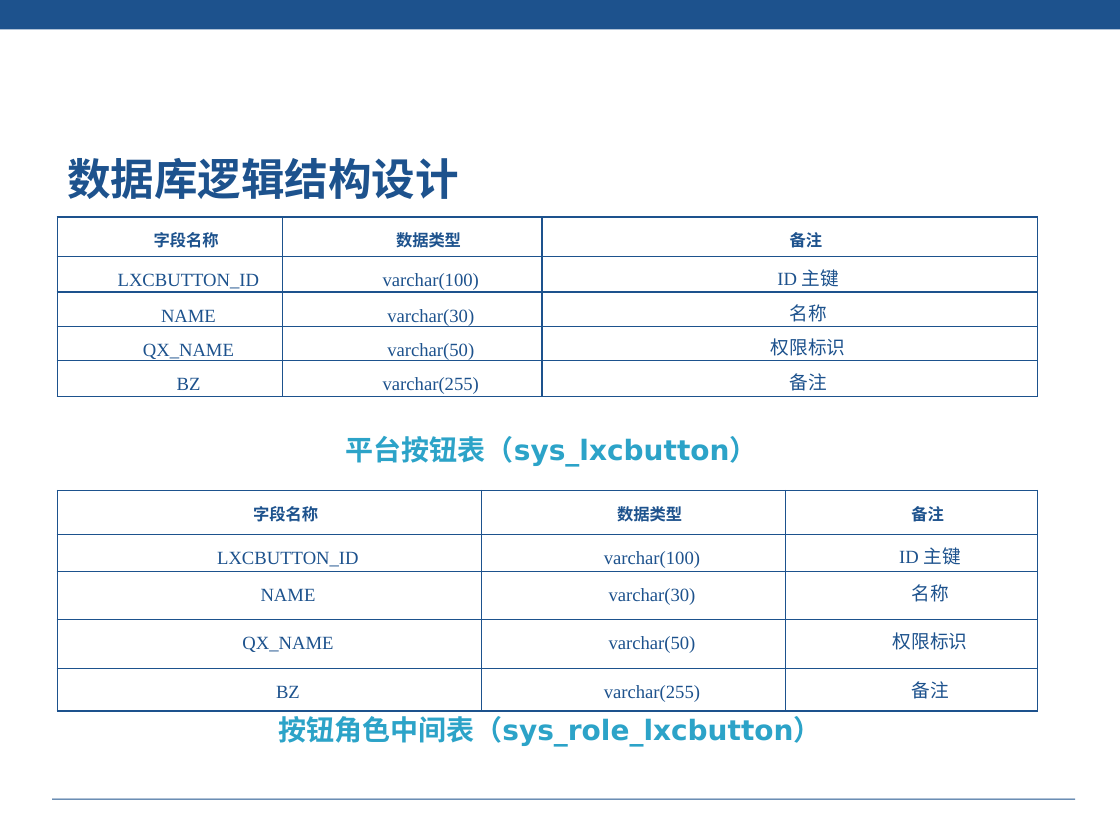
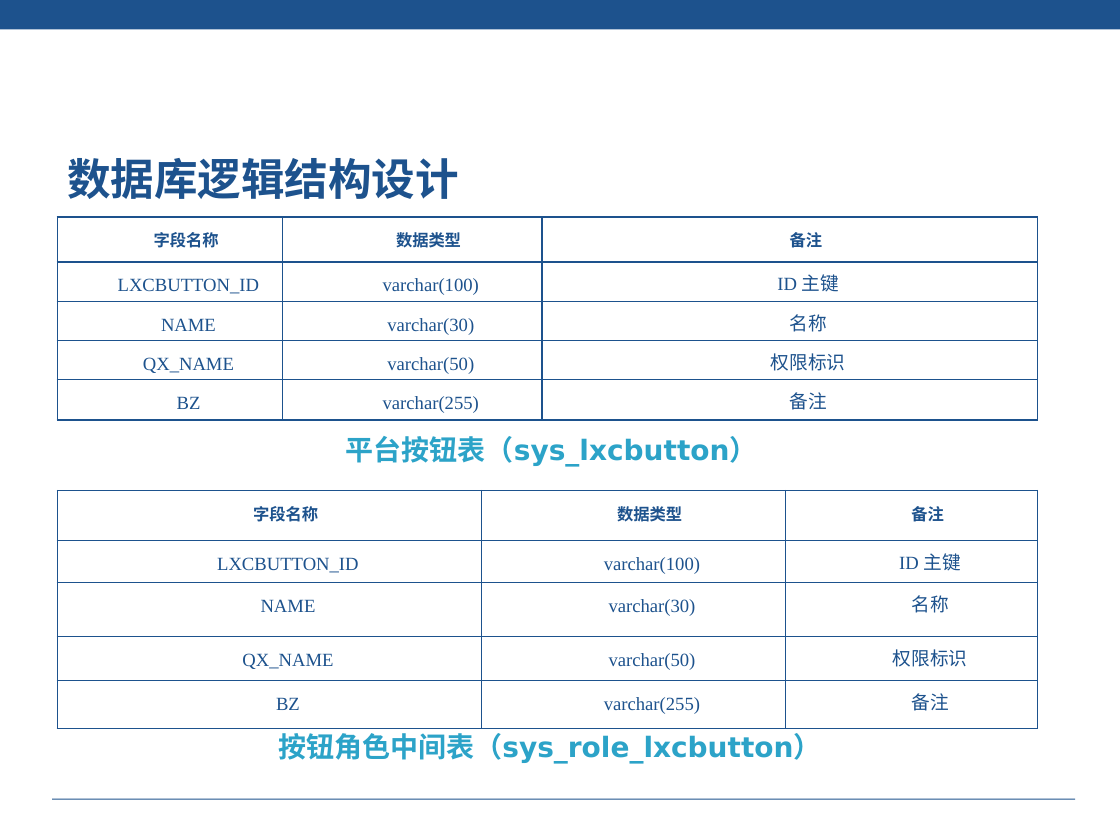
Before and after one commit to liuyanhao/hrAdmin, a slide deck: slide 20 of doc/刘熙财 -82- 答辩PPT.pptx (slide 22 before the commit). Drawn at 1120x840 pixels with LibreOffice and Linux fonts; fonts in the diff are those of the drawing; background and template pictures are left out. Boxes give left, top, right and bottom in pixels: in the first picture for what was removed or moved away, otherwise in the second. Text is boxed around its words. In the diff, an @@ line names an element or a change of style, - is before the commit and + after.

```diff
--- a/doc/刘熙财 -82- 答辩PPT.pptx
+++ b/doc/刘熙财 -82- 答辩PPT.pptx
@@ text "数据库逻辑结构设计" rewrapped from (67, 158, 821, 747) to (67, 158, 821, 764) @@
@@ table: place and size @@
-table at (57, 217, 1037, 398)
+table at (57, 217, 1037, 420)
@@ table: place and size @@
-table at (57, 491, 1037, 711)
+table at (57, 491, 1037, 729)
```
Also in this commit, not shown: 17 other slides changed, 19 slides added, 1 slide removed, 2 other files.
